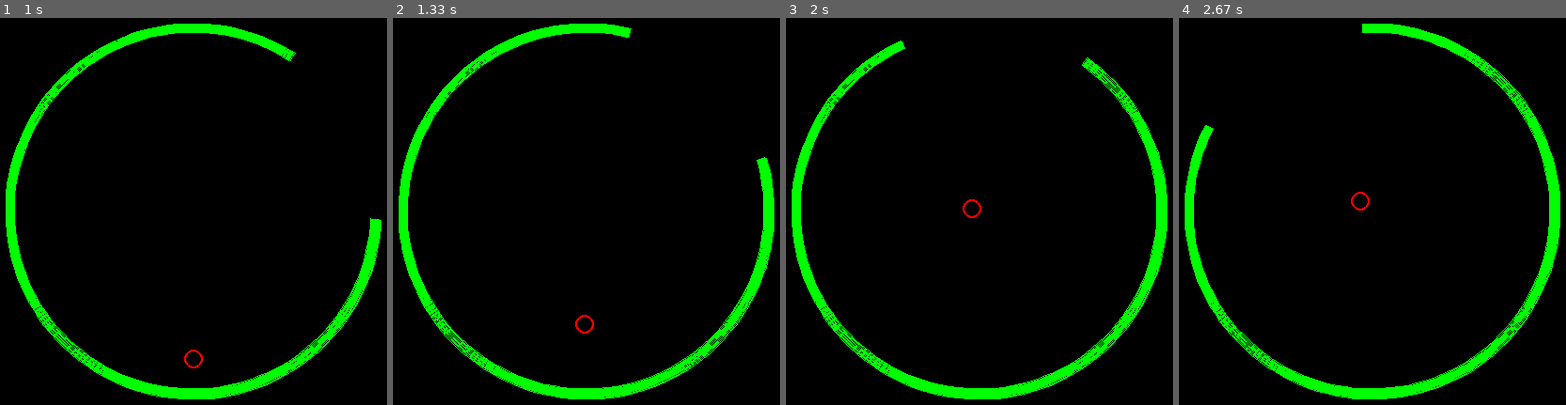
Above: before the commit, frames 1-4 (left to right).
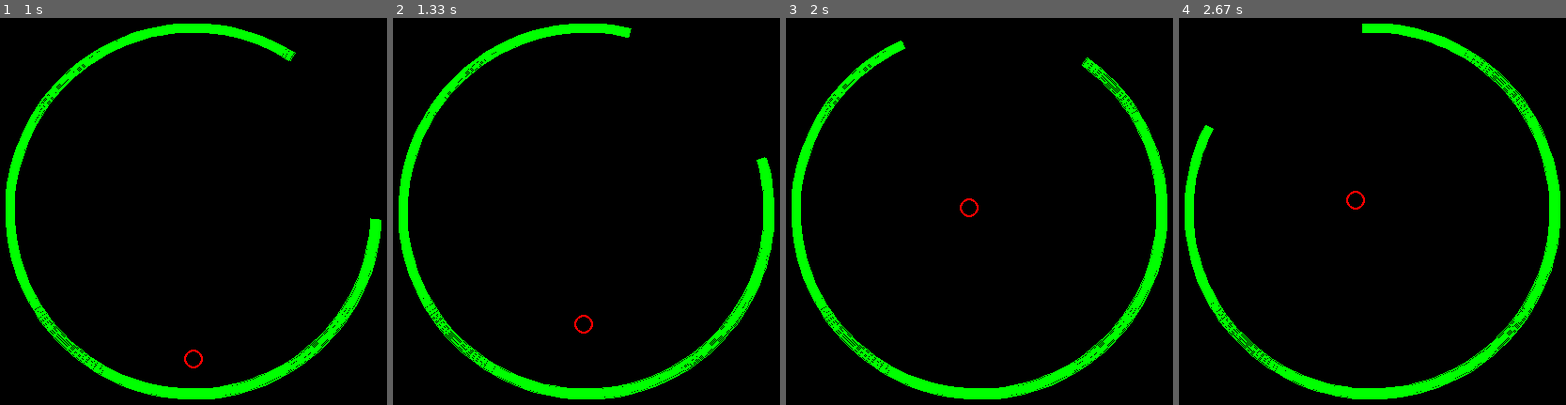
Above: after the commit, the same moments.

Repository: TheRandomNoob999/Ball-Arc-PySimulation
Game: pygame game, started from main.py
Same seed, same stepped clock (60 frames per second), same inputs: the game is played once before the commit and once after it.
Inputs:
- Up to frame 1 (1 s): tap Space at 0.33, 0.73 s
- Up to frame 2 (1.33 s): tap Space at 1.03, 1.23 s
- Up to frame 3 (2 s): tap Space at 1.57, 1.87 s
- Up to frame 4 (2.67 s): tap Space at 2.07, 2.37, 2.63 s

Frame 1 is identical in both runs. In frame 2, less than 0.1% of the frame differs, in the area x 46-52%, y 76-82%; in frame 3, 0.1%; in frame 4, 0.1%, in the area x 43-50%, y 44-50%.

Commit message:
Added Sets and a default Preset

Diff:
--- a/Classes/arc.py
+++ b/Classes/arc.py
@@ -1,5 +1,6 @@
 from Classes import basicPart
 import math
+import random
 import pymunk
 import pygame
 
@@ -17,7 +18,7 @@
         self.start_angle += self.rotation_speed * (1/60)
         self.end_angle += self.rotation_speed * (1/60)
 
-    def create_arc(self, collision_type, space):
+    def create_arc_collision(self, collision_type, space):
         points = []
         angle_range = self.end_angle - self.start_angle
 
@@ -50,3 +51,14 @@
             self.radius * 2
         )
         pygame.draw.arc(surface, self.color, rect, self.start_angle, self.end_angle, self.width)
+
+    def get_radius(self):
+        return self.radius
+
+    def set_radius(self, newRadius):
+        self.radius = newRadius
+
+    def randomize_rotation(self):
+        randomOffset = random.uniform(-360, 360)
+        self.start_angle += randomOffset
+        self.end_angle += randomOffset
--- a/Classes/ball.py
+++ b/Classes/ball.py
@@ -2,6 +2,7 @@
 import pymunk
 from pymunk import Vec2d
 import pygame
+import random
 
 class Ball(basicPart.BasicPart):
     def __init__(self, **kwargs):
@@ -9,7 +10,6 @@
 
         self.mass = kwargs.get('mass', 100)
         self.moment = kwargs.get('moment', (400,400))
-        self.object_array = kwargs.get('object_array', [])
         self.body = self.create_body()
 
     def create_body(self):
@@ -20,11 +20,10 @@
     def create_ball(self, space):
             self.body = self.create_body()
             shape = pymunk.Circle(self.body, self.radius)
-            shape.friction = self.friction
+            shape.friction = self.friction + random.uniform(-0.2,0.5)
             shape.collision_type = 2
             shape.elasticity = self.elasticity
             space.add(self.body, shape)
-            self.object_array.append(self)
 
     def draw_ball(self, surface):
             r = self.radius
--- a/Classes/basicPart.py
+++ b/Classes/basicPart.py
@@ -6,6 +6,10 @@
         self.friction = kwargs.get('friction', 1)
         self.elasticity = kwargs.get('elasticity', 1)
         self.color = kwargs.get('color', (255,255,255))
+        self.amount = kwargs.get('amount', 1)
+
+    def get_amount(self):
+        return self.amount
 
     def flipy(self, y, screenYSize):
         return -y + screenYSize
--- /dev/null
+++ b/Presets/default.json
@@ -0,0 +1,36 @@
+{
+    "ball": [
+        {
+            "amount": 1,
+            "mass": 10,
+            "moment": 100,
+            "positionx": 400,
+            "positiony": 400,
+            "friction": 0.5,
+            "elasticity": 1.1,
+            "radius": 10,
+            "width": 2,
+            "red": 255,
+            "green": 0,
+            "blue": 0
+        }
+    ],
+    "arc": [
+        {
+            "amount": 1,
+            "positionx": 400,
+            "positiony": 400,
+            "radius": 200,
+            "width": 10,
+            "friction": 0.9,
+            "elasticity": 0.95,
+            "segments": 10,
+            "rotation_speed": 1,
+            "start_angle": 0,
+            "end_angle": 300,
+            "red": 0,
+            "green": 255,
+            "blue": 0
+        }
+    ]
+}
--- a/main.py
+++ b/main.py
@@ -1,5 +1,5 @@
 import pygame
-import math
+import json
 import pymunk
 from pymunk import Vec2d
 from Classes import arc
@@ -9,8 +9,54 @@
 COLLTYPE_MOUSE = 1
 COLLTYPE_BALL = 2
 
-def flipy(y):
-    return -y + 800
+balls = []
+arcs = []
+
+def loadBallSet():
+    with open("Presets\default.json", mode="r", encoding="utf-8") as read_file:
+        loadedFile = json.load(read_file)
+
+    x = loadedFile["ball"][0]
+    pos = (x["positionx"], x["positiony"])
+    color = (x["red"], x["green"], x["blue"])
+
+    loadedSet = {
+        "mass": x["mass"],
+        "moment": x["moment"],
+        "friction": x["friction"],
+        "elasticity": x["elasticity"],
+        "radius": x["radius"],
+        "width": x["width"],
+        "position": pos,
+        "color": color,
+        "amount": x["amount"]
+    }
+
+    return loadedSet
+
+def loadArcSet():
+    with open("Presets\default.json", mode="r", encoding="utf-8") as read_file:
+        loadedFile = json.load(read_file)
+
+    x = loadedFile["arc"][0]
+    pos = (x["positionx"], x["positiony"])
+    color = (x["red"], x["green"], x["blue"])
+
+    loadedSet = {
+        "friction": x["friction"],
+        "elasticity": x["elasticity"],
+        "radius": x["radius"],
+        "width": x["width"],
+        "position": pos,
+        "color": color,
+        "amount": x["amount"],
+        "segments": x["segments"],
+        "rotation_speed": x["rotation_speed"],
+        "start_angle": x["start_angle"],
+        "end_angle": x["end_angle"]
+    }
+
+    return loadedSet
 
 def main():
     pygame.init()
@@ -21,9 +67,8 @@
     space = pymunk.Space()
     space.gravity = 0.0, -900.0
 
-    balls = []
-    testArc = arc.Arc(position=(400,400), radius=200, width=10, friction=0.9, elasticity=0.95, segments=10, rotation_speed=1,start_angle=0, end_angle=300, color=(0,255,0))
-    testball = ball.Ball(mass=10, moment=100, position=(400,400), friction=0.5, elasticity=1.1, radius=10, width=2, object_array=balls, color=(255,0,0))
+    arcSet = loadArcSet()
+    ballSet = loadBallSet()
 
     run_physics = True
 
@@ -34,11 +79,40 @@
             elif event.type == pygame.KEYDOWN and event.key == pygame.K_SPACE:
                 run_physics = not run_physics
 
-        testArc.create_arc(COLLTYPE_DEFAULT, space)
-        testArc.rotate_arc()
+        if len(arcs) < arcSet["amount"]:
+            new_arc = arc.Arc(
+                position = arcSet["position"],
+                friction = arcSet["friction"],
+                elasticity = arcSet["elasticity"],
+                radius = arcSet["radius"],
+                width = arcSet["width"],
+                color = arcSet["color"],
+                segments = arcSet["segments"],
+                rotation_speed = arcSet["rotation_speed"],
+                start_angle = arcSet["start_angle"],
+                end_angle = arcSet["end_angle"]
+            )
 
-        if len(balls) < 1:
-            testball.create_ball(space)
+            if len(arcs) >= 1:
+                new_arc.set_radius(new_arc.get_radius() + 100)
+                new_arc.randomize_rotation()
+                arcSet["radius"] += 100
+
+            arcs.append(new_arc)
+
+        if len(balls) < ballSet["amount"]:
+            new_ball = ball.Ball(
+                mass = ballSet["mass"],
+                moment = ballSet["moment"],
+                position = ballSet["position"],
+                friction = ballSet["friction"],
+                elasticity = ballSet["elasticity"],
+                radius = ballSet["radius"],
+                width = ballSet["width"],
+                color = ballSet["color"]
+            )
+            new_ball.create_ball(space)
+            balls.append(new_ball)
 
         if run_physics:
             dt = 1.0 / 60.0
@@ -57,7 +131,10 @@
                 space._remove_body(x.body)
                 balls.remove(x)
 
-        testArc.draw_arc(screen)
+        for x in arcs:
+            x.rotate_arc()
+            x.create_arc_collision(COLLTYPE_DEFAULT, space)
+            x.draw_arc(screen)
 
         pygame.display.flip()
         clock.tick(60)
